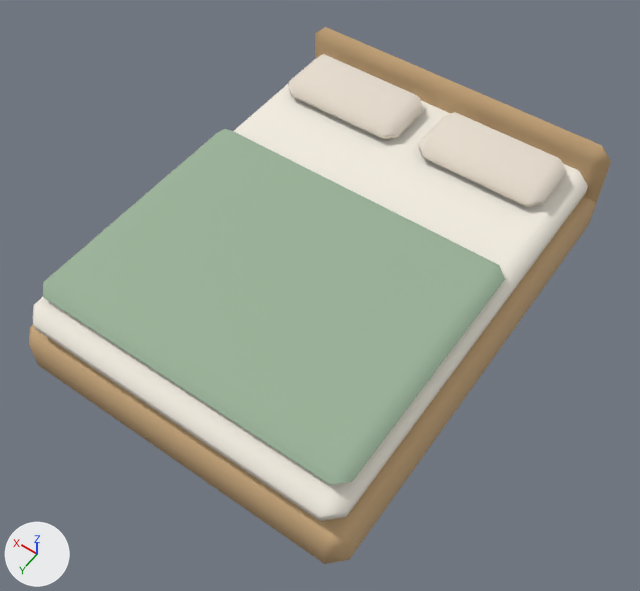
Two versions of the glTF model iteam/miniprogram/package3d/assets/furniture/bed.glb, one commit apart.
The view is the same before and after, from a camera (50 mm lens) standing at (-1.34, 1.93, 2.98) and looking at (-0.05, 0.13, 0.14). Arrows for +X, +Y and +Z are at lower left; the lights stay in place. The first picture is the older version. Where no turn or scale is listed for an object, it has been applied to the vertices.

In view in the first picture: 'frame', 'headboard', 'mattress', 'pillow', 'pillow.001', 'quilt'.
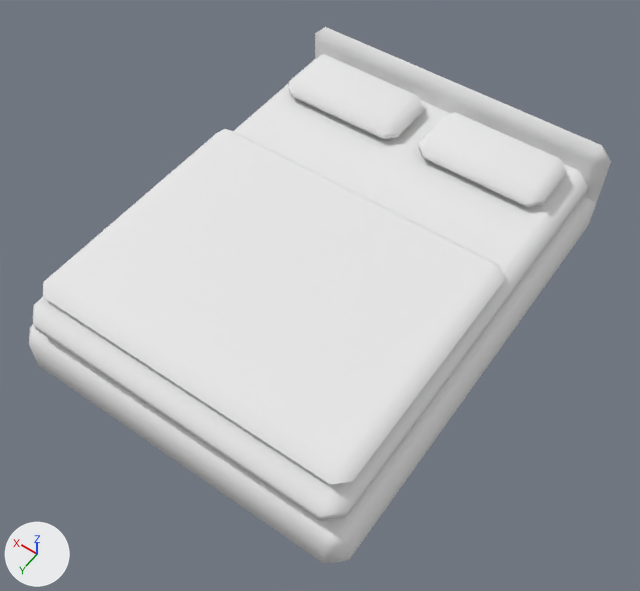
What differs and where, as boxes [x1, y1, x2, y2] in the pictures (640 x 591 px):
'quilt', recoloured (grey to white)
    both: [43, 129, 505, 485]
'frame', recoloured
    both: [29, 196, 596, 564]
'headboard', recoloured (brown to white)
    both: [315, 27, 611, 225]

The change, as a list of edits to the scene's bpy script:
```text
Add mat_whiteclay:
    mat_whiteclay = principled_material('WhiteClay')
    mat_whiteclay.base_color = (0.82, 0.82, 0.82)  # white #eaeaea
    mat_whiteclay.roughness = 0.9
Change me_立方体_008:
    where me_立方体_008.from_pydata(...)  # 24 vertices, 44 faces; spans x -0.75..0.75, y -1.0..1.0, z -0.13..0.13
    remove me_立方体_008.materials.append(mat_m_wood)  # brown #c9a87c
    add me_立方体_008.materials.append(mat_whiteclay)  # white #eaeaea
Change me_立方体_010:
    where me_立方体_010.from_pydata(...)  # 24 vertices, 44 faces; spans x -0.75..0.75, y -0.06..0.06, z -0.25..0.25
    remove me_立方体_010.materials.append(mat_m_wood)  # brown #c9a87c
    add me_立方体_010.materials.append(mat_whiteclay)  # white #eaeaea
Change me_立方体_011:
    where me_立方体_011.from_pydata(...)  # 24 vertices, 44 faces; spans x -0.69..0.69, y -0.55..0.55, z -0.05..0.05
    remove me_立方体_011.materials.append(mat_m_green)  # grey #9cb49a
    add me_立方体_011.materials.append(mat_whiteclay)  # white #eaeaea
```
